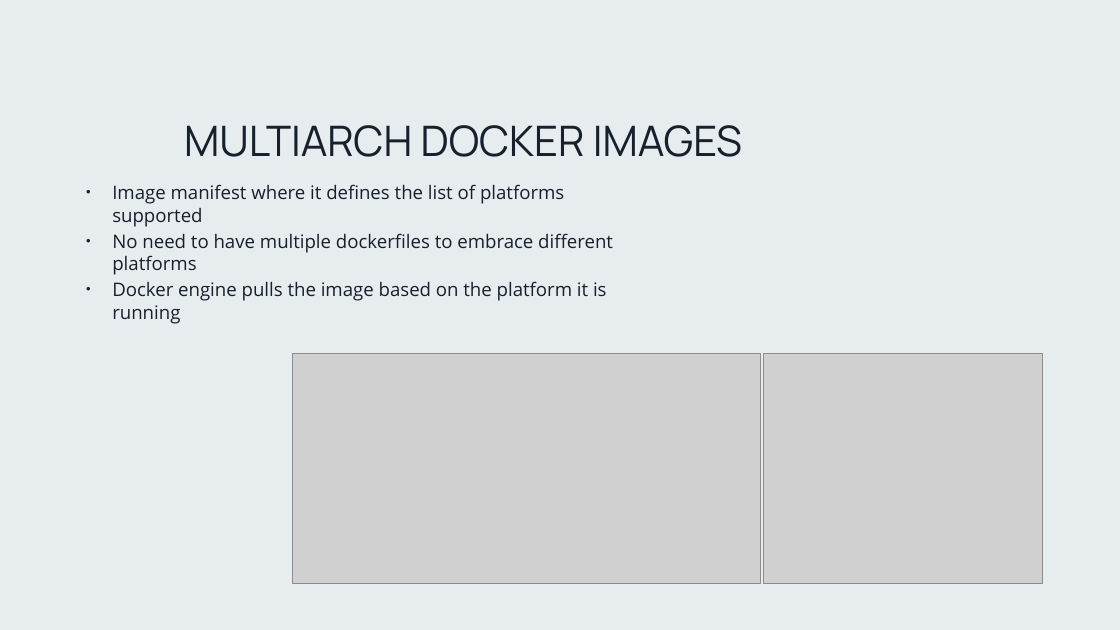
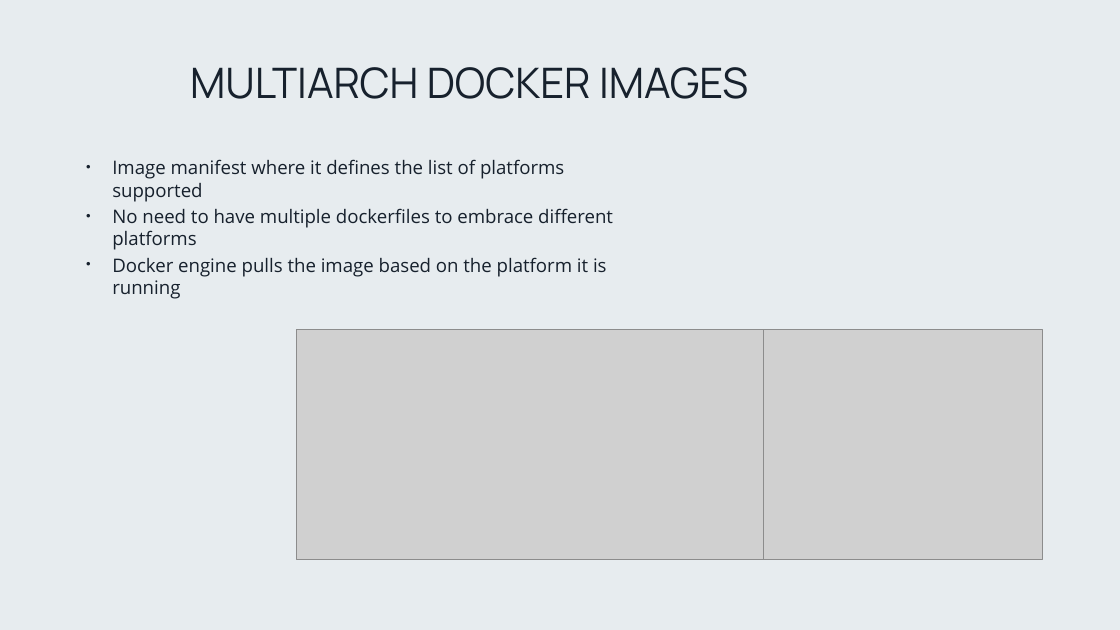
Before and after one commit to PlainConcepts/NetCore-Docker-Workshop, a slide deck: slide 29 of Docu/Microservices_day_1.pptx. Drawn at 1120x630 pixels with LibreOffice and Linux fonts; fonts in the diff are those of the drawing; grey boxes stand for pictures; background and template pictures are left out. Boxes give left, top, right and bottom in pixels: in the first picture for what was removed or moved away, otherwise in the second. Text is boxed around its words. In the diff, an @@ line names an element or a change of style, - is before the commit and + after.

```diff
--- a/Docu/Microservices_day_1.pptx
+++ b/Docu/Microservices_day_1.pptx
@@ title "MULTIARCH DOCKER IMAGES": place and size @@
-title "MULTIARCH DOCKER IMAGES" at (184, 125, 742, 157)
+title "MULTIARCH DOCKER IMAGES" at (190, 67, 748, 99)
@@ text "Image manifest where it defines ...": place and size @@
-text "Image manifest where it defines ..." at (112, 184, 613, 324)
+text "Image manifest where it defines ..." at (112, 159, 613, 299)
@@ picture: place and size @@
-picture at (292, 354, 760, 583)
+picture at (297, 330, 765, 560)
@@ picture: place and size @@
-picture at (764, 354, 1043, 583)
+picture at (764, 330, 1043, 560)
```
Also in this commit, not shown: 1 other slide changed.
